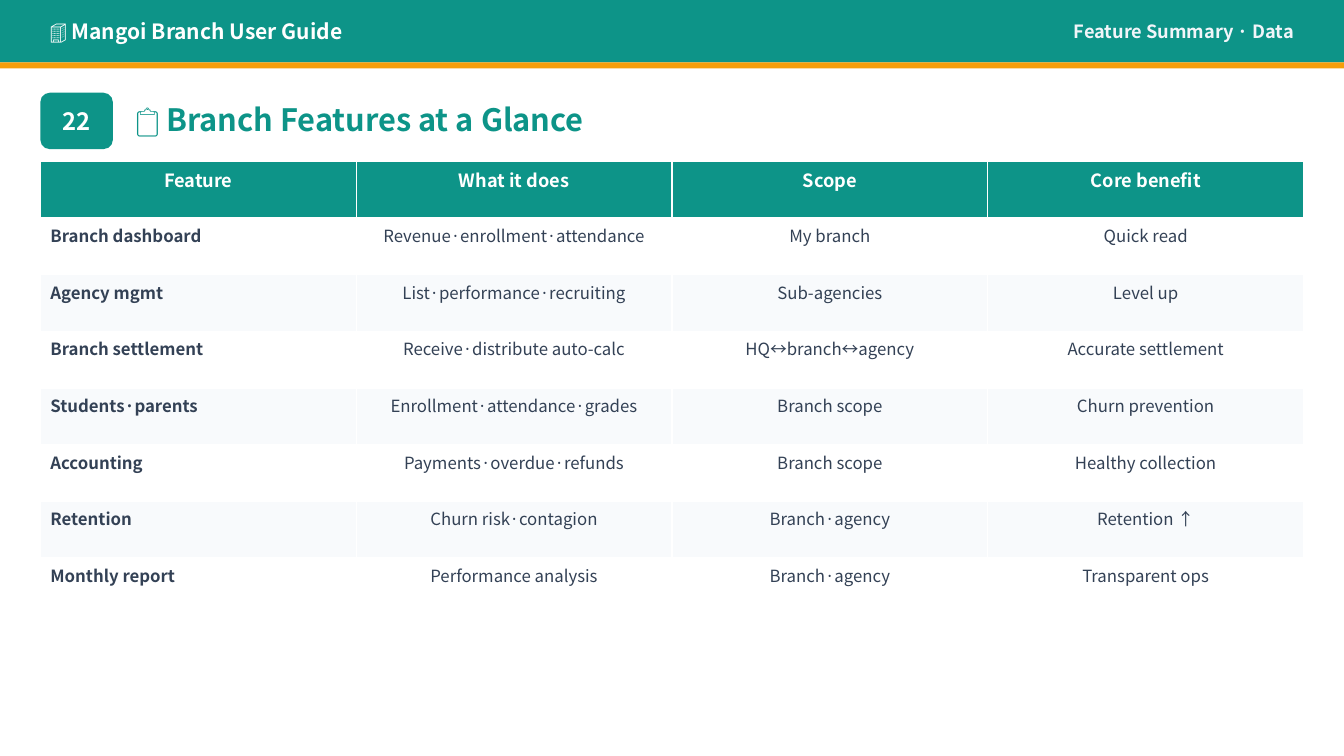
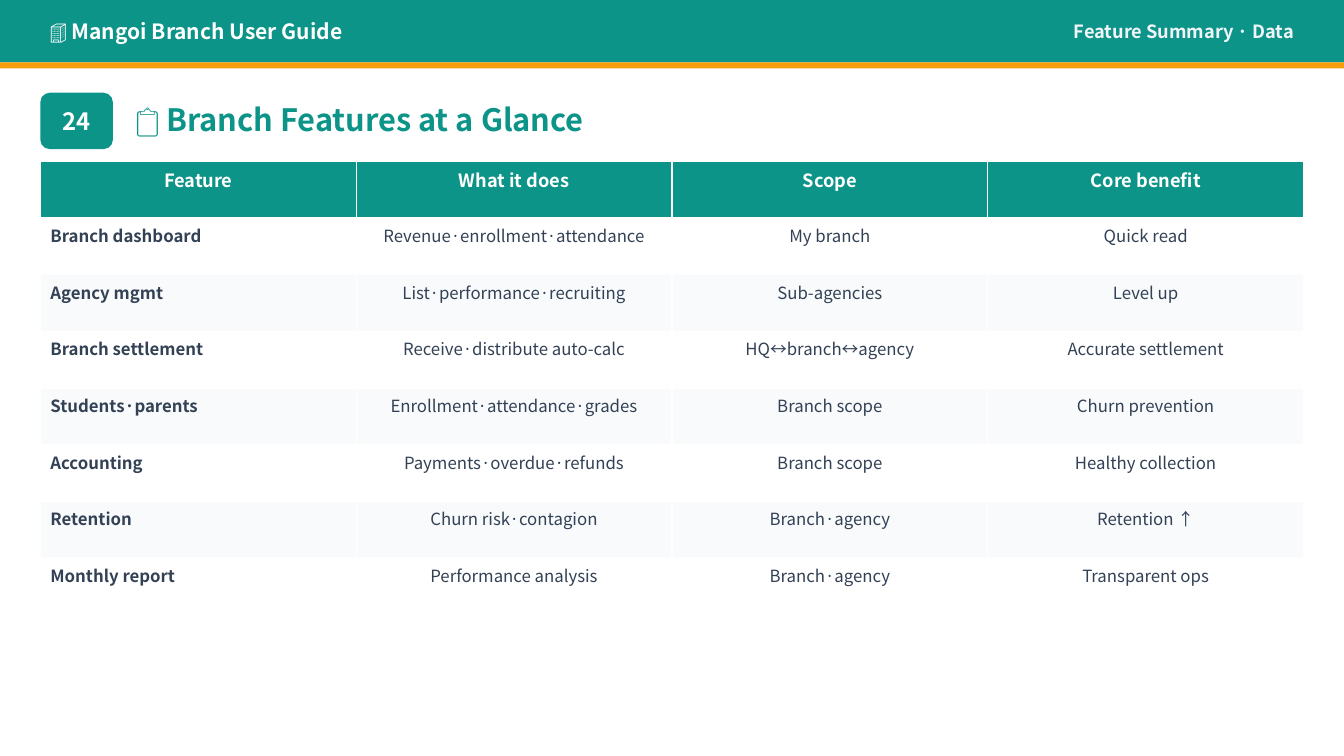
Before and after one commit to navy111p-sudo/mangoiweb, a slide deck: slide 27 of cloudflare-deploy/public/library/branch/hq-en.pptx (slide 25 before the commit). Drawn at 1344x756 pixels with LibreOffice and Linux fonts; fonts in the diff are those of the drawing. Boxes give left, top, right and bottom in pixels: in the first picture for what was removed or moved away, otherwise in the second. Text is boxed around its words. In the diff, an @@ line names an element or a change of style, - is before the commit and + after.

```diff
--- a/cloudflare-deploy/public/library/branch/hq-en.pptx
+++ b/cloudflare-deploy/public/library/branch/hq-en.pptx
@@ text at <box>63,112,91,130</box>: text changed @@
-22
+24
```
Also in this commit, not shown: 5 other slides changed, 2 slides added, 33 other files.
